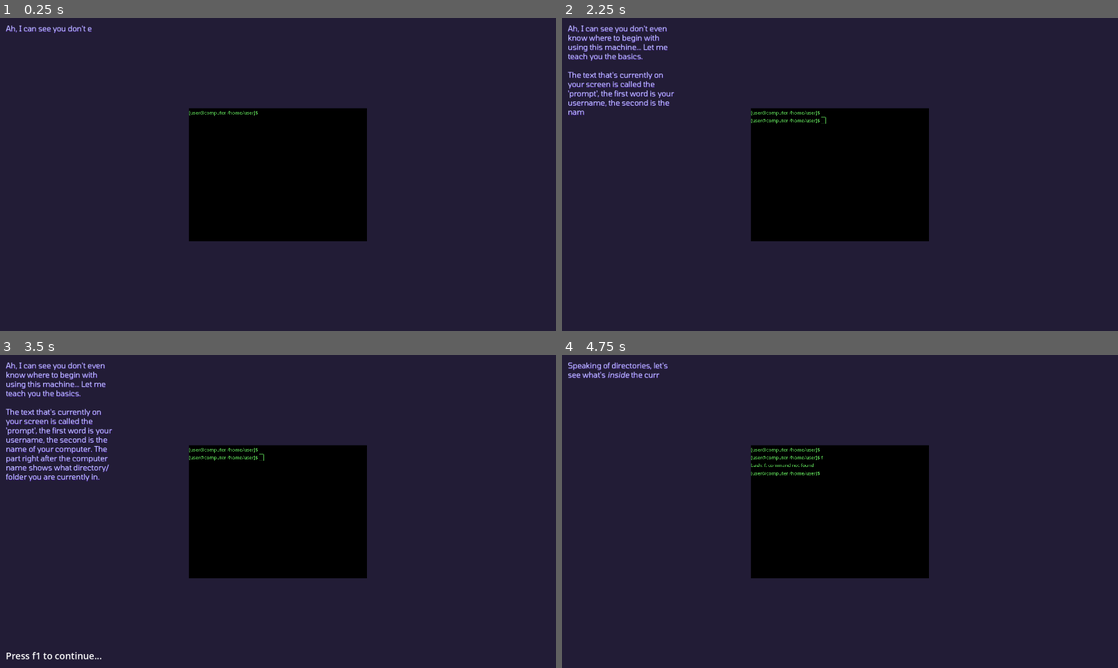
Above: before the commit, frames 1-4 (two rows, left to right).
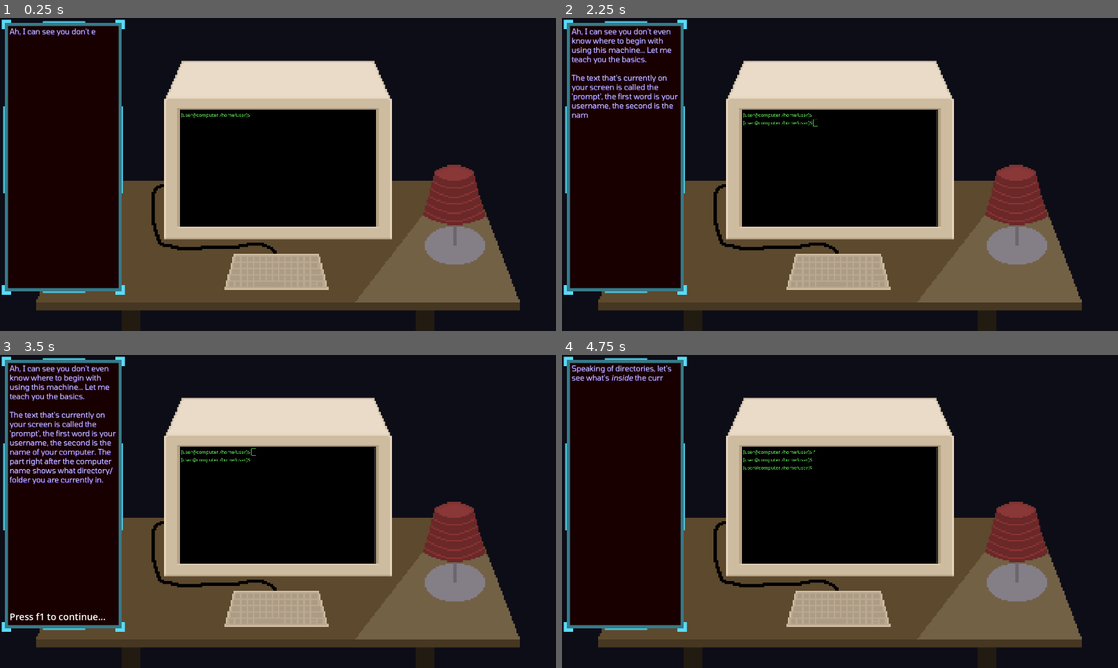
Above: after the commit, the same moments.

Repository: bunnybunnybun/The-Resistance
Game: Godot game, scene res://scenes/LearningTheBasics.tscn
The game is run twice, just before and just after one commit, with the same random seed, the same clock (stepped at 60 frames per second) and the same inputs. This scene is started directly instead of the project's main scene.
Inputs (mouse positions are in pixels of both pictures, inside the frame that each line leads up to):
- Up to frame 1 (0.25 s): no input
- Up to frame 2 (2.25 s): tap Enter at 0.5, 2.1 s; hold Right 0.53-1.28 s; tap Alt at 0.6 s; click (840, 174) at 0.67 s; move the mouse to (623, 165) at 1.27 s; hold Down 1.28-2.03 s; tap Shift at 1.35 s; click (623, 165) at 1.42 s; move the mouse to (895, 105) at 2.02 s; hold Right from 2.03 s (still down)
- Up to frame 3 (3.5 s): tap F1 (continue_in_dialog) at 2.75 s; move the mouse to (250, 574) at 2.77 s; release Right at 2.78 s; hold Up from 2.78 s (still down); tap Alt at 2.85 s; click (250, 574) at 2.92 s
- Up to frame 4 (4.75 s): tap F at 3.5 s; move the mouse to (1006, 558) at 3.52 s; release Up at 3.53 s; hold Left from 3.53 s (still down); tap Shift at 3.6 s; tap F1 (continue_in_dialog) at 4.15 s; move the mouse to (673, 464) at 4.27 s; tap Enter at 4.35 s

The runs differ from the first frame. In frame 1, 88% of the frame differs, in the area x 0-100%, y 0-100%; in frame 2, 88%; in frame 3, 88%; in frame 4, 88%.

Commit message:
Made some bad pixel art for the LearningTheBasics scene. (Will improve it soon! Probably...)

Diff:
--- a/scenes/LearningTheBasics.tscn
+++ b/scenes/LearningTheBasics.tscn
@@ -6,6 +6,7 @@
 [ext_resource type="Script" uid="uid://ce3015gobyygf" path="res://scenes/rich_text_label.gd" id="3_sy6ad"]
 [ext_resource type="FontFile" uid="uid://dlctxxkmstjbr" path="res://fonts/Tomorrow/Tomorrow-BoldItalic.ttf" id="4_x8wt3"]
 [ext_resource type="FontFile" uid="uid://cv1q7pwcvdtd6" path="res://fonts/Tomorrow/Tomorrow-Italic.ttf" id="5_viu5q"]
+[ext_resource type="Texture2D" uid="uid://dmh8b6k4tbaui" path="res://images/LearningTheBasics_background.png" id="7_1m0c6"]
 
 [sub_resource type="StyleBoxEmpty" id="StyleBoxEmpty_e3xd5"]
 
@@ -17,7 +18,18 @@
 grow_horizontal = 2
 grow_vertical = 2
 
+[node name="TextureRect" type="TextureRect" parent="."]
+texture_filter = 1
+layout_mode = 1
+anchors_preset = 15
+anchor_right = 1.0
+anchor_bottom = 1.0
+grow_horizontal = 2
+grow_vertical = 2
+texture = ExtResource("7_1m0c6")
+
 [node name="ColorRect" type="ColorRect" parent="."]
+visible = false
 layout_mode = 1
 anchors_preset = 15
 anchor_right = 1.0
@@ -25,6 +37,44 @@
 grow_horizontal = 2
 grow_vertical = 2
 color = Color(0.13496712, 0.11028875, 0.21170008, 1)
+
+[node name="Label2" type="Label" parent="."]
+layout_mode = 1
+anchors_preset = 4
+anchor_top = 0.5
+anchor_bottom = 0.5
+offset_left = 33.0
+offset_top = 340.0
+offset_right = 365.0
+offset_bottom = 385.0
+grow_vertical = 2
+theme_override_colors/font_color = Color(1, 1, 1, 1)
+theme_override_colors/font_outline_color = Color(0, 0, 0, 0)
+theme_override_font_sizes/font_size = 32
+text = "Press f1 to continue..."
+
+[node name="RichTextLabel" type="RichTextLabel" parent="."]
+layout_mode = 1
+offset_left = 33.0
+offset_top = 30.0
+offset_right = 406.0
+offset_bottom = 869.0
+theme_override_colors/default_color = Color(0.77254903, 0.80784315, 0.9882353, 1)
+theme_override_colors/font_shadow_color = Color(0.33333334, 0.12941177, 0.78039217, 0.89411765)
+theme_override_fonts/normal_font = ExtResource("2_kucbt")
+theme_override_fonts/bold_font = ExtResource("3_1m0c6")
+theme_override_fonts/bold_italics_font = ExtResource("4_x8wt3")
+theme_override_fonts/italics_font = ExtResource("5_viu5q")
+theme_override_font_sizes/normal_font_size = 26
+theme_override_font_sizes/bold_font_size = 26
+theme_override_font_sizes/bold_italics_font_size = 26
+theme_override_font_sizes/italics_font_size = 26
+theme_override_font_sizes/mono_font_size = 26
+bbcode_enabled = true
+text = "Ah, I can see you don't even know where to begin with using this machine... Let me teach you the basics.
+
+The text that's currently on your screen is called the 'prompt', the first word is your username, the second is the name of your computer. The part right after the computer name shows what directory/folder you are currently in. "
+script = ExtResource("3_sy6ad")
 
 [node name="TextEdit" type="TextEdit" parent="."]
 z_index = 1
@@ -35,10 +85,10 @@
 anchor_top = 0.5
 anchor_right = 0.5
 anchor_bottom = 0.5
-offset_left = -307.60168
-offset_top = -229.375
-offset_right = 307.60168
-offset_bottom = 229.375
+offset_left = -335.0
+offset_top = -221.0
+offset_right = 335.0
+offset_bottom = 177.0
 grow_horizontal = 2
 grow_vertical = 2
 theme_override_colors/caret_color = Color(0.3372549, 0.78039217, 0.3137255, 1)
@@ -57,41 +107,3 @@
 caret_blink_interval = 1.0
 caret_multiple = false
 script = ExtResource("1_2qdsd")
-
-[node name="Label2" type="Label" parent="."]
-layout_mode = 1
-anchors_preset = 2
-anchor_top = 1.0
-anchor_bottom = 1.0
-offset_left = 20.0
-offset_top = -55.0
-offset_right = 281.0
-offset_bottom = -20.0
-grow_vertical = 0
-theme_override_colors/font_color = Color(1, 1, 1, 1)
-theme_override_colors/font_outline_color = Color(0, 0, 0, 0)
-theme_override_font_sizes/font_size = 32
-text = "Press f1 to continue..."
-
-[node name="RichTextLabel" type="RichTextLabel" parent="."]
-layout_mode = 1
-offset_left = 20.0
-offset_top = 20.0
-offset_right = 410.0
-offset_bottom = 985.0
-theme_override_colors/default_color = Color(0.77254903, 0.80784315, 0.9882353, 1)
-theme_override_colors/font_shadow_color = Color(0.33333334, 0.12941177, 0.78039217, 0.89411765)
-theme_override_fonts/normal_font = ExtResource("2_kucbt")
-theme_override_fonts/bold_font = ExtResource("3_1m0c6")
-theme_override_fonts/bold_italics_font = ExtResource("4_x8wt3")
-theme_override_fonts/italics_font = ExtResource("5_viu5q")
-theme_override_font_sizes/normal_font_size = 26
-theme_override_font_sizes/bold_font_size = 26
-theme_override_font_sizes/bold_italics_font_size = 26
-theme_override_font_sizes/italics_font_size = 26
-theme_override_font_sizes/mono_font_size = 26
-bbcode_enabled = true
-text = "Ah, I can see you don't even know where to begin with using this machine... Let me teach you the basics.
-
-The text that's currently on your screen is called the 'prompt', the first word is your username, the second is the name of your computer. The part right after the computer name shows what directory/folder you are currently in. "
-script = ExtResource("3_sy6ad")
Binary file added: images/LearningTheBasics_background.ase
Binary file added: images/LearningTheBasics_background.png
Not shown, added: images/LearningTheBasics_background.png.import
Binary file changed: images/main_menu_background.ase
Binary file changed: images/main_menu_background.png
Not shown: 1 places in scenes/LearningTheBasics.tscn that only renumber resources
